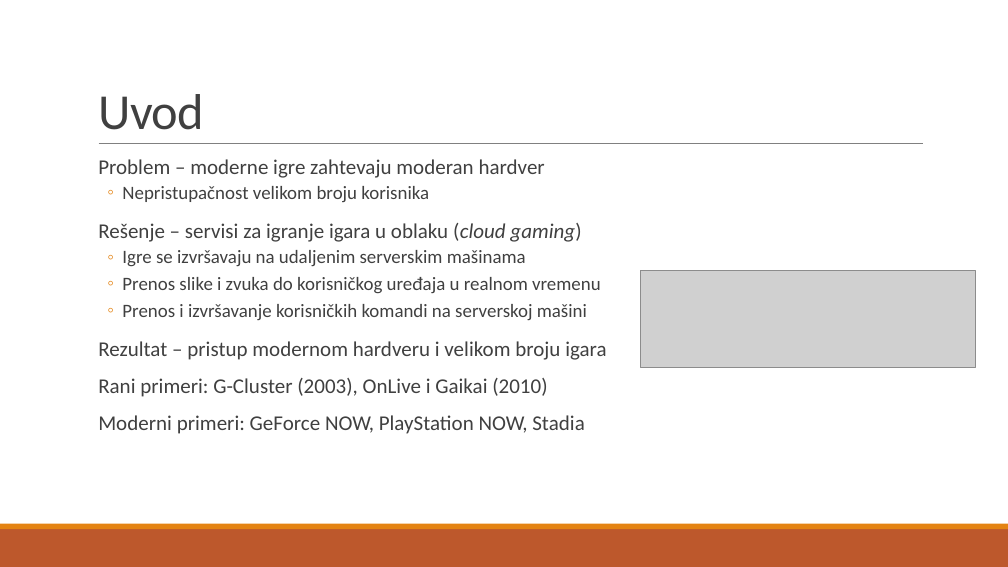
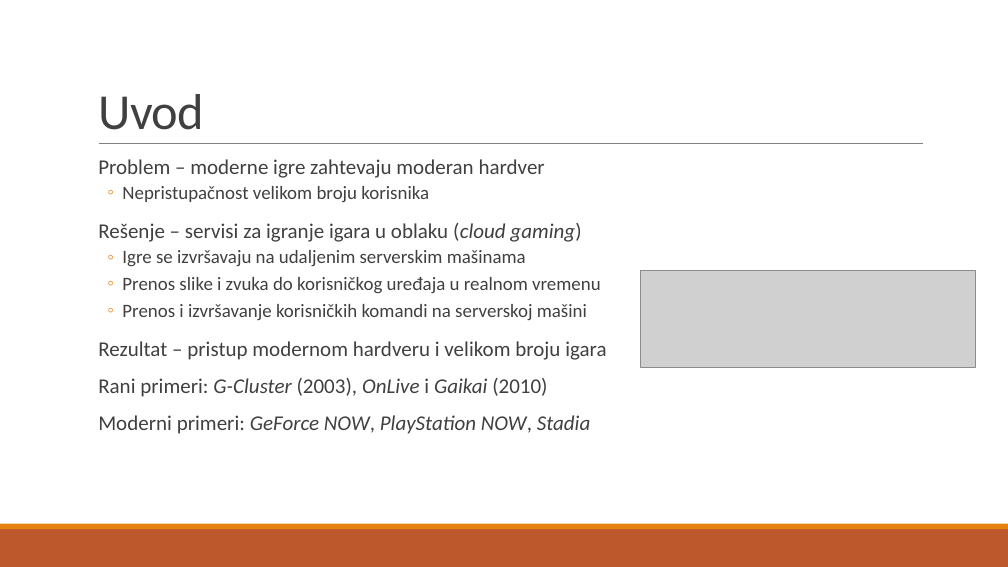
Before and after one commit to AleksandarDincic/cloud_gaming, a slide deck: slide 2 of docs/prezentacija.pptx. Drawn at 1008x567 pixels with LibreOffice and Linux fonts; fonts in the diff are those of the drawing; grey boxes stand for pictures. Boxes give left, top, right and bottom in pixels: in the first picture for what was removed or moved away, otherwise in the second. Text is boxed around its words. In the diff, an @@ line names an element or a change of style, - is before the commit and + after.

```diff
--- a/docs/prezentacija.pptx
+++ b/docs/prezentacija.pptx
@@ text at <box>98,378,591,434</box>: italic on in "G-Cluster OnLive Gaikai", "GeForce NOW, PlayStation NOW, Stadia" @@
```
Also in this commit, not shown: 8 other slides changed, 1 slide added.
